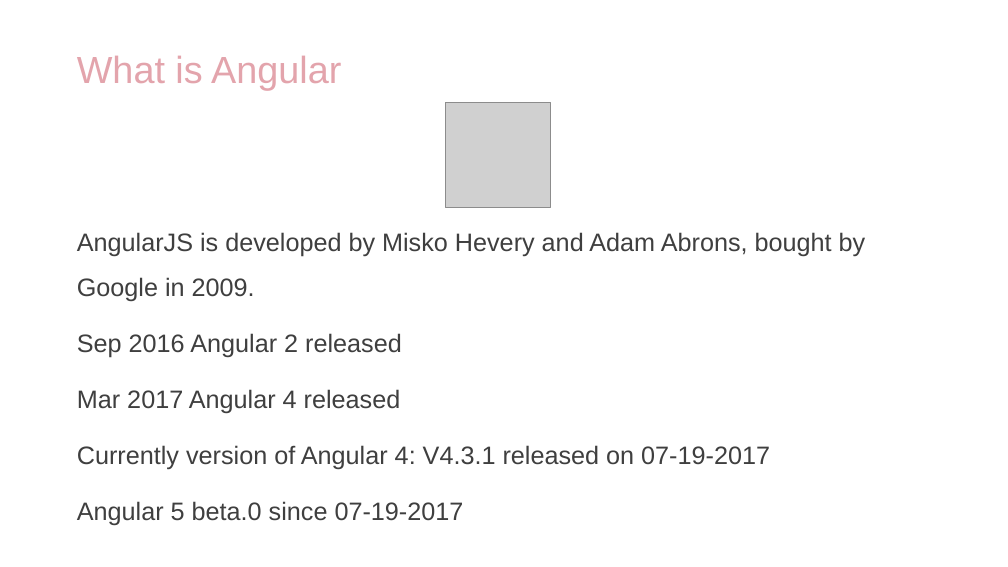
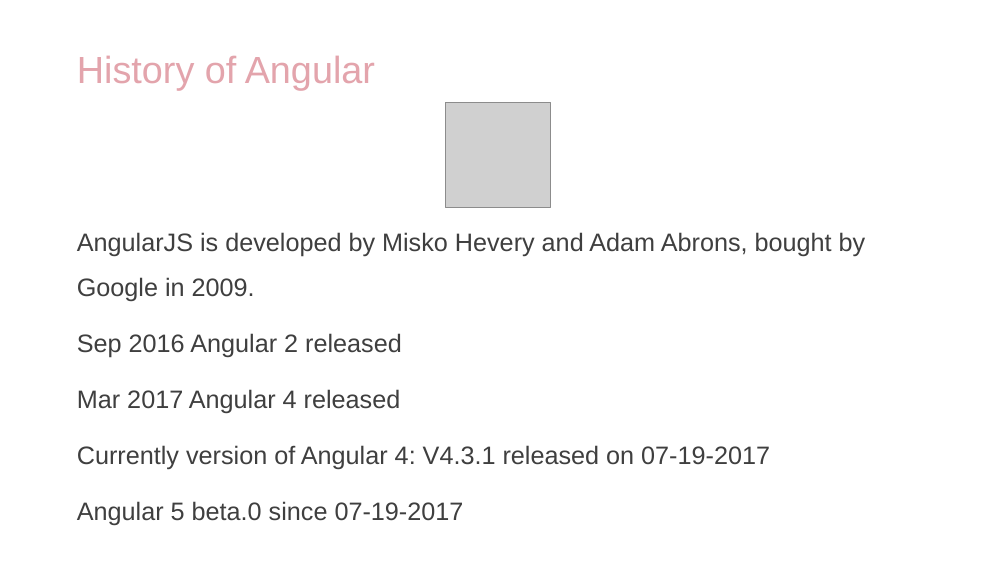
Before and after one commit to jungle0127/JSStudy, a slide deck: slide 4 of app/Angular4/docs/Angular4 Introduction.pptx. Drawn at 1008x567 pixels with LibreOffice and Linux fonts; fonts in the diff are those of the drawing; grey boxes stand for pictures; background and template pictures are left out. Boxes give left, top, right and bottom in pixels: in the first picture for what was removed or moved away, otherwise in the second. Text is boxed around its words. In the diff, an @@ line names an element or a change of style, - is before the commit and + after.

Commit message:
Updated title of first slide as angular history

```diff
--- a/app/Angular4/docs/Angular4 Introduction.pptx
+++ b/app/Angular4/docs/Angular4 Introduction.pptx
@@ title at box(77, 56, 375, 90): text changed @@
-What is Angular
+History of Angular
```
